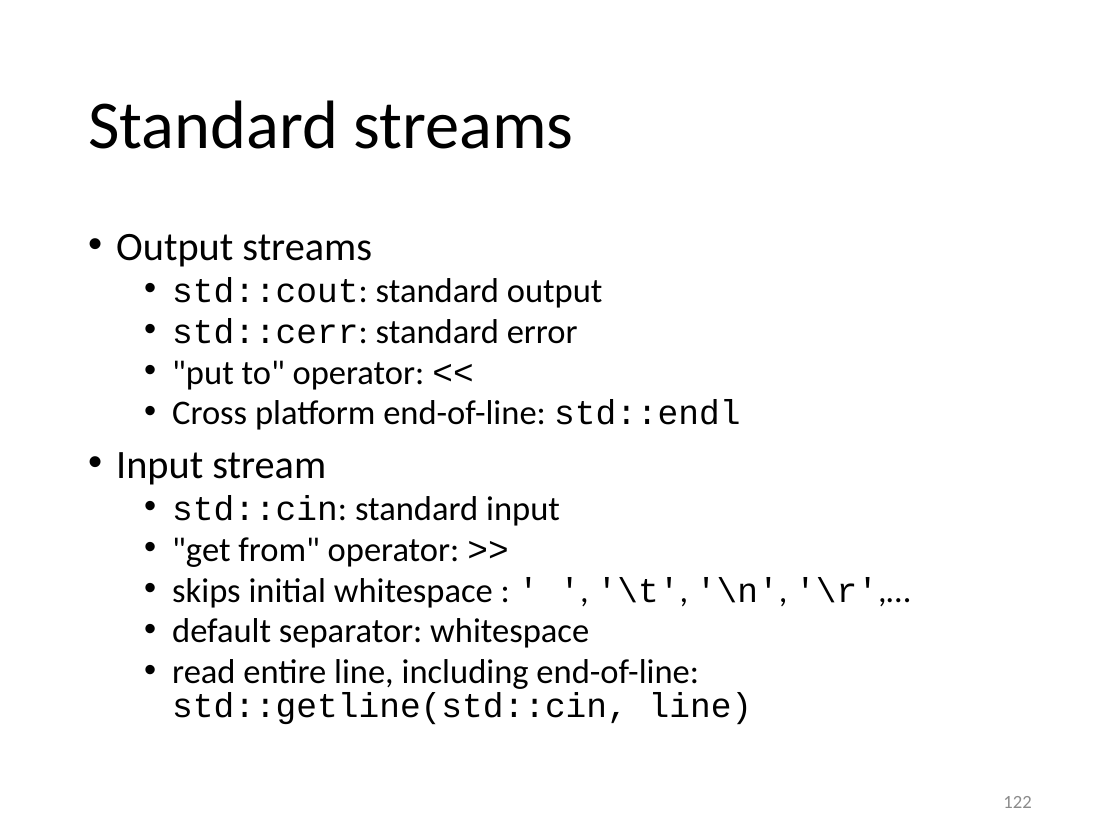
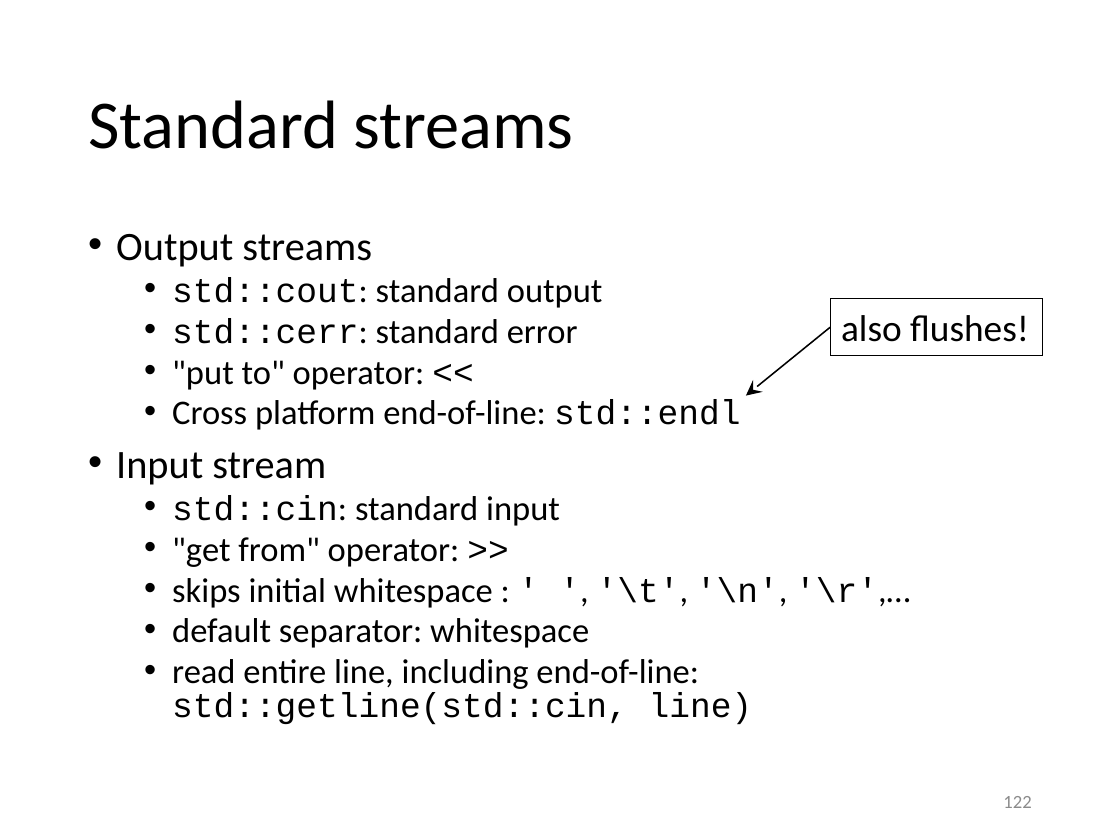
Before and after one commit to gjbex/Scientific-C-plus-plus, a slide deck: slide 122 of scientific_cpp.pptx. Drawn at 1120x840 pixels with LibreOffice and Linux fonts; fonts in the diff are those of the drawing. Boxes give left, top, right and bottom in pixels: in the first picture for what was removed or moved away, otherwise in the second. Text is boxed around its words. In the diff, an @@ line names an element or a change of style, - is before the commit and + after.

```diff
--- a/scientific_cpp.pptx
+++ b/scientific_cpp.pptx
@@ rectangle added at <box>830,299,1043,355</box>, outline #000000 0.75 pt, 24 pt, text #000000 @@
+also flushes!
@@ arrow added from (830, 327) to (746, 395), #000000 1 pt @@
```
Also in this commit, not shown: 1 other slide changed.
